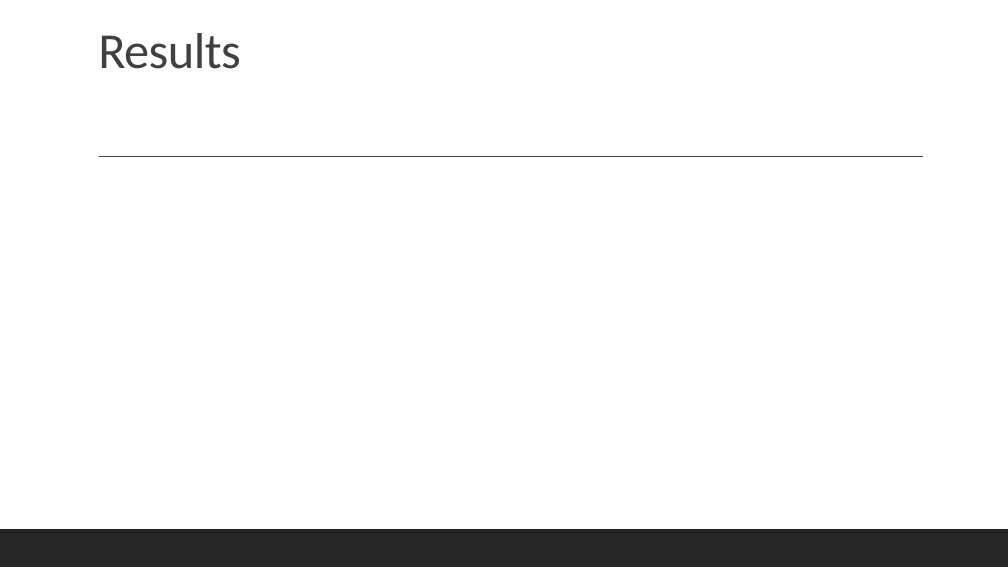
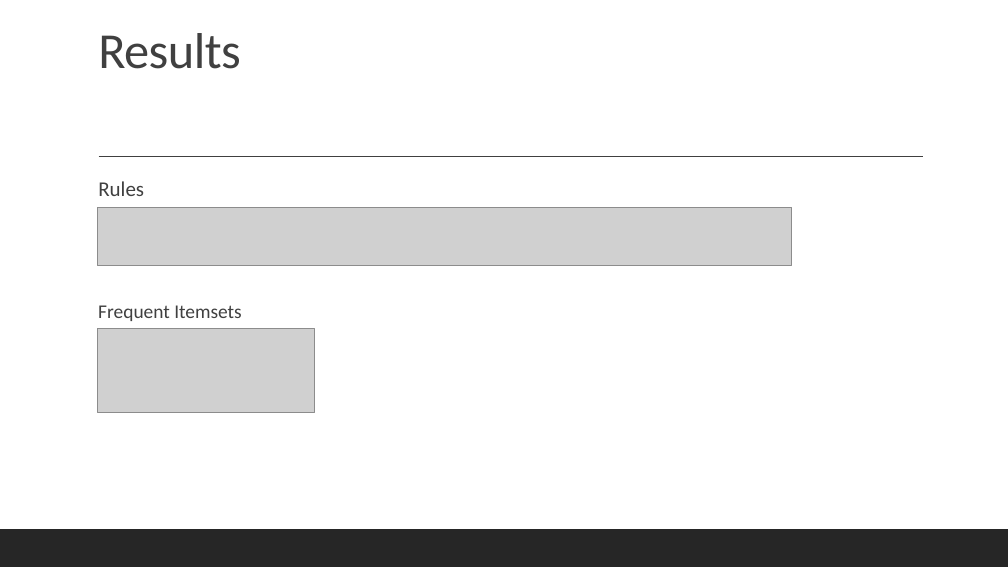
Before and after one commit to Data-Mining-Algorithms/Data-Mining-Algorithms, a slide deck: slide 6 of Data Mining presentation.pptx. Drawn at 1008x567 pixels with LibreOffice and Linux fonts; fonts in the diff are those of the drawing; grey boxes stand for pictures. Boxes give left, top, right and bottom in pixels: in the first picture for what was removed or moved away, otherwise in the second. Text is boxed around its words. In the diff, an @@ line names an element or a change of style, - is before the commit and + after.

Commit message:
Complete Report and Presentation

```diff
--- a/Data Mining presentation.pptx
+++ b/Data Mining presentation.pptx
@@ text added at box(98, 181, 144, 196), 20 pt, text #404040 @@
+  Rules
@@ picture added at box(98, 207, 792, 265) @@
@@ picture added at box(98, 329, 315, 413) @@
@@ text added at box(98, 305, 242, 321), 18.5 pt, text #404040 @@
+  Frequent Itemsets
```
Also in this commit, not shown: 1 other file.
